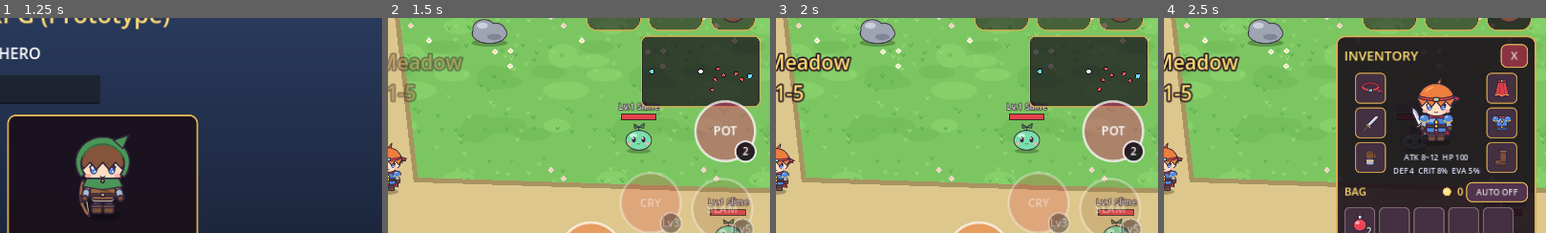
Above: before the commit, frames 1-4 (left to right).
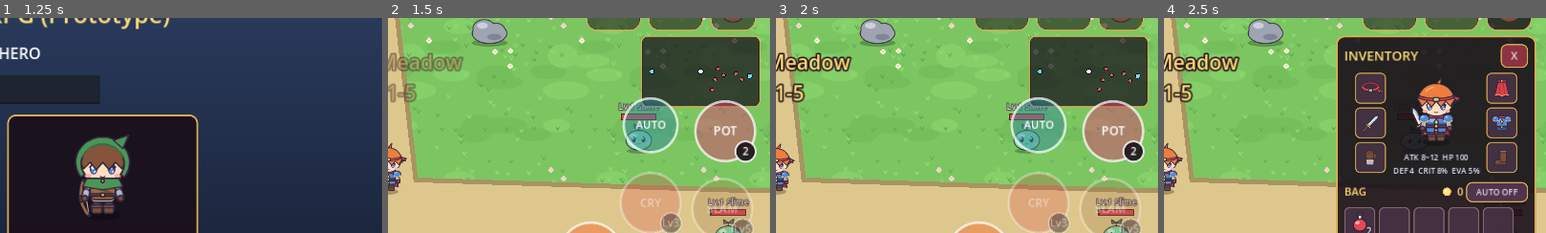
Above: after the commit, the same moments.

Repository: lepri17/fantasy-mmorpg
Game: Godot game, scene res://scenes/ui/character_select.tscn
Two runs of this game, one before a commit and one after it. Both use one fixed random seed, a clock stepped at 60 frames per second and the inputs below. Sound files missing from this copy of the repository are replaced by a short silence.
Inputs (mouse positions are % of the whole screen's width and height, from its top left):
- Up to frame 1 (1.25 s): click "NEW HERO" at 0.5 s
- Up to frame 2 (1.5 s): click "CHOOSE" at 1.25 s
- Up to frame 3 (2 s): no input
- Up to frame 4 (2.5 s): click (95, 8) at 2 s
The pictures show only the part of the screen within x 50-100%, y 10-60%; the shares and areas given below are measured in that part.

Frame 1 is identical in both runs. In frame 2, 3.0% of the frame differs, in the area x 61-77%, y 36-64%; in frame 3, 3.0%; in frame 4, nothing differs.

Commit message:
Stage 8B: auto hunt and walking to a quest's target
- U5: an AUTO button (and H) makes the hero hunt around where it stands:
  it walks to the nearest monster (around trees, along the map's
  navigation), uses the skills that fit (buffs when they are off, area
  skills when close, the rest in their range), attacks, and picks up loot
  close by. Moving by hand takes over for a moment; AUTO again stops it.
  It ends on death and when the map changes. Nothing to hunt in town.
- U6: tapping a quest in the list at the top right walks the hero to its
  target: the townsperson to talk to or to hand it in to, or the monsters
  to hunt (then auto hunt starts). It goes through portals to other maps
  (map_guide.gd finds the way from data/maps.json). Moving by hand ends it.
- Every map now has a navigation mesh (town too), so the walk goes round
  trees and houses.
- Tests: the map guide, auto hunt defeating a slime, a walk from the
  meadow through the portal to Mira in town (307 checks).

Co-Authored-By: Claude Opus 5.5 <noreply@anthropic.com>
Claude-Session: https://claude.ai/code/session_017mrmjVddk55zTg5TUzkK7p

Diff:
--- a/client/data/maps.json
+++ b/client/data/maps.json
@@ -221,6 +221,10 @@
       "name": "Green Meadow",
       "levels": "Lv 1-5",
       "scene": "res://scenes/maps/field.tscn",
+      "monsters": [
+        "green_slime",
+        "blue_slime"
+      ],
       "size": [
         2560,
         1536
--- a/client/project.godot
+++ b/client/project.godot
@@ -75,6 +75,11 @@
 "events": [Object(InputEventKey,"resource_local_to_scene":false,"resource_name":"","device":-1,"window_id":0,"alt_pressed":false,"shift_pressed":false,"ctrl_pressed":false,"meta_pressed":false,"pressed":false,"keycode":0,"physical_keycode":71,"key_label":0,"unicode":103,"echo":false,"script":null)
 ]
 }
+auto_hunt={
+"deadzone": 0.2,
+"events": [Object(InputEventKey,"resource_local_to_scene":false,"resource_name":"","device":-1,"window_id":0,"alt_pressed":false,"shift_pressed":false,"ctrl_pressed":false,"meta_pressed":false,"pressed":false,"keycode":0,"physical_keycode":72,"key_label":0,"unicode":104,"echo":false,"script":null)
+]
+}
 skill_5={
 "deadzone": 0.2,
 "events": [Object(InputEventKey,"resource_local_to_scene":false,"resource_name":"","device":-1,"window_id":0,"alt_pressed":false,"shift_pressed":false,"ctrl_pressed":false,"meta_pressed":false,"pressed":false,"keycode":0,"physical_keycode":86,"key_label":0,"unicode":118,"echo":false,"script":null)
--- a/client/scenes/ui/touch_controls.tscn
+++ b/client/scenes/ui/touch_controls.tscn
@@ -140,6 +140,36 @@
 horizontal_alignment = 1
 vertical_alignment = 1
 
+[node name="AutoButton" type="Control" parent="."]
+layout_mode = 3
+anchors_preset = 3
+anchor_left = 1.0
+anchor_top = 1.0
+anchor_right = 1.0
+anchor_bottom = 1.0
+offset_left = -245.0
+offset_top = -515.0
+offset_right = -155.0
+offset_bottom = -425.0
+grow_horizontal = 0
+grow_vertical = 0
+mouse_filter = 2
+script = ExtResource("2_button")
+action = "auto_hunt"
+color = Color(0.2, 0.55, 0.6, 1)
+
+[node name="Label" type="Label" parent="AutoButton"]
+layout_mode = 1
+anchors_preset = 15
+anchor_right = 1.0
+anchor_bottom = 1.0
+grow_horizontal = 2
+grow_vertical = 2
+theme_override_font_sizes/font_size = 18
+text = "AUTO"
+horizontal_alignment = 1
+vertical_alignment = 1
+
 [node name="Skill4Button" type="Control" parent="."]
 layout_mode = 3
 anchors_preset = 3
--- a/client/scripts/maps/game_map.gd
+++ b/client/scripts/maps/game_map.gd
@@ -37,8 +37,7 @@
 		_add_edges()
 	for thing in data.get("objects", []):
 		_add_object(thing)
-	if not is_safe():
-		call_deferred("_bake_navigation")
+	call_deferred("_bake_navigation")
 	if data.has("dungeon"):
 		var run: Node = DungeonRun.new()
 		run.name = "DungeonRun"
--- /dev/null
+++ b/client/scripts/maps/map_guide.gd
@@ -0,0 +1,73 @@
+extends RefCounted
+## What is where, from data/maps.json: the maps a monster or a townsperson is
+## in, and the next map on the way to another one (through the portals). Used
+## to walk the hero to a quest's target (auto_pilot.gd).
+
+const GameData := preload("res://scripts/data/game_data.gd")
+
+
+static func maps() -> Dictionary:
+	return GameData.table("maps")["maps"]
+
+
+## Monster ids that live in a map (its "monsters" list and its monster objects).
+static func monsters_in(map_id: String) -> Array:
+	var data: Dictionary = maps().get(map_id, {})
+	var result: Array = data.get("monsters", []).duplicate()
+	for entry in data.get("objects", []):
+		if entry.get("type") == "monster" and not result.has(entry["id"]):
+			result.append(entry["id"])
+	return result
+
+
+## Where to hunt a monster: here if it lives here, else the first map with it.
+## "any" is any monster: here if this map has monsters.
+static func map_with_monster(monster_id: String, here: String) -> String:
+	var mine: Array = monsters_in(here)
+	if (monster_id == "any" and not mine.is_empty()) or mine.has(monster_id):
+		return here
+	for map_id in maps():
+		var theirs: Array = monsters_in(map_id)
+		if (monster_id == "any" and not theirs.is_empty()) or theirs.has(monster_id):
+			return map_id
+	return ""
+
+
+static func map_with_npc(npc_id: String) -> String:
+	for map_id in maps():
+		for entry in maps()[map_id].get("objects", []):
+			if entry.get("type") == "npc" and entry.get("id") == npc_id:
+				return map_id
+	return ""
+
+
+## A monster that drops the item and lives in some map, or "".
+static func monster_dropping(item_id: String) -> String:
+	var monsters: Dictionary = GameData.table("monsters")
+	for monster_id in monsters:
+		for drop in monsters[monster_id].get("drops", []):
+			if drop.get("item") == item_id and map_with_monster(monster_id, "") != "":
+				return monster_id
+	return ""
+
+
+## The next map on the way from one map to another, or "" if there is no way.
+static func next_map(from: String, to: String) -> String:
+	if from == to:
+		return to
+	var came_from := {from: ""}
+	var queue: Array = [from]
+	while not queue.is_empty():
+		var current: String = queue.pop_front()
+		for entry in maps().get(current, {}).get("objects", []):
+			var neighbor: String = entry.get("to", "")
+			if entry.get("type") != "portal" or came_from.has(neighbor):
+				continue
+			came_from[neighbor] = current
+			if neighbor == to:
+				var step: String = to
+				while came_from[step] != from:
+					step = came_from[step]
+				return step
+			queue.append(neighbor)
+	return ""
--- /dev/null
+++ b/client/scripts/player/auto_pilot.gd
@@ -0,0 +1,265 @@
+extends RefCounted
+## Auto hunt (U5) and walking to a quest's target (U6). When the player is not
+## moving the hero, the hero (player.gd) asks steer() which way to go each
+## physics step; auto hunt also attacks and uses the skills that fit.
+## Moving by hand always wins; it also ends a walk.
+
+const QuestLog := preload("res://scripts/player/quest_log.gd")
+const MapGuide := preload("res://scripts/maps/map_guide.gd")
+## How far from where AUTO was turned on the hero goes hunting.
+const HUNT_RADIUS := 650.0
+## Loot this close is picked up when there is nothing left to fight.
+const LOOT_RADIUS := 260.0
+## Close enough to a townsperson, or to the monsters a walk is for.
+const ARRIVE := 80.0
+const NEAR_MONSTERS := 260.0
+const REPATH_SECONDS := 0.5
+## Not getting closer for this long: give up on that target for a while.
+const STUCK_SECONDS := 1.5
+const SKIP_SECONDS := 6.0
+
+## The hero (player.gd).
+var hero: Node2D = null
+var hunting: bool = false
+## The walk under way: {"map", "npc" or "monster", "hunt"}; empty when not walking.
+var walk_goal: Dictionary = {}
+
+var _home: Vector2 = Vector2.ZERO
+var _path := PackedVector2Array()
+var _path_goal: Vector2 = Vector2.INF
+var _path_age: float = 0.0
+var _last_position: Vector2 = Vector2.ZERO
+var _last_direction: Vector2 = Vector2.ZERO
+var _stuck: float = 0.0
+var _target: Node2D = null
+## Enemy -> seconds to leave it alone (it could not be reached).
+var _skipped: Dictionary = {}
+
+
+func active() -> bool:
+	return hunting or not walk_goal.is_empty()
+
+
+## Hunts around where the hero stands. False on a map without monsters.
+func start_hunt() -> bool:
+	var map_data: Dictionary = MapGuide.maps().get(hero.stats.map_id, {})
+	if map_data.get("safe", false) or MapGuide.monsters_in(hero.stats.map_id).is_empty():
+		return false
+	hunting = true
+	walk_goal = {}
+	_home = hero.global_position
+	_path = PackedVector2Array()
+	return true
+
+
+func stop() -> void:
+	hunting = false
+	walk_goal = {}
+	_path = PackedVector2Array()
+	_target = null
+
+
+## Leaving a map ends auto hunt (a walk goes on in the next map).
+func on_map_changed() -> void:
+	hunting = false
+	_path = PackedVector2Array()
+	_target = null
+	_skipped.clear()
+
+
+## U6: walks to where a quest wants the hero: its giver when it can be handed
+## in (or taken), the townsperson to talk to, or the monsters to hunt (then
+## hunts them). False when there is no way to get there.
+func walk_to_quest(quest_id: String) -> bool:
+	var quest: Dictionary = QuestLog.list.get(quest_id, {})
+	if quest.is_empty():
+		return false
+	var stats = hero.stats
+	var state: String = stats.quests.state(quest_id, stats, QuestLog.today())
+	var goal: Dictionary = {}
+	var kind: String = quest["goal"]["type"]
+	if state != "active":
+		goal["npc"] = quest["giver"]
+	elif kind == "talk":
+		goal["npc"] = quest["goal"]["npc"]
+	elif kind == "kill":
+		goal["monster"] = quest["goal"]["monster"]
+	else:
+		goal["monster"] = MapGuide.monster_dropping(quest["goal"]["item"])
+	if goal.has("npc"):
+		goal["map"] = MapGuide.map_with_npc(goal["npc"])
+	else:
+		goal["map"] = MapGuide.map_with_monster(goal["monster"], stats.map_id)
+		goal["hunt"] = true
+	if goal["map"] == "" or MapGuide.next_map(stats.map_id, goal["map"]) == "":
+		return false
+	walk_goal = goal
+	hunting = false
+	_path = PackedVector2Array()
+	return true
+
+
+## The direction to walk this step (zero: stand). May attack or cast.
+func steer(delta: float) -> Vector2:
+	_tick(delta)
+	var direction := Vector2.ZERO
+	if not walk_goal.is_empty():
+		direction = _walk()
+	elif hunting:
+		direction = _hunt()
+	_last_direction = direction
+	return direction
+
+
+func _tick(delta: float) -> void:
+	_path_age += delta
+	for enemy in _skipped.keys():
+		_skipped[enemy] = float(_skipped[enemy]) - delta
+		if _skipped[enemy] <= 0.0 or not is_instance_valid(enemy):
+			_skipped.erase(enemy)
+	var moved: float = hero.global_position.distance_to(_last_position)
+	_last_position = hero.global_position
+	if _last_direction != Vector2.ZERO and moved < 0.5:
+		_stuck += delta
+	else:
+		_stuck = 0.0
+	if _stuck >= STUCK_SECONDS:
+		_stuck = 0.0
+		_path = PackedVector2Array()
+		if is_instance_valid(_target):
+			_skipped[_target] = SKIP_SECONDS
+		_target = null
+
+
+func _hunt() -> Vector2:
+	_target = _pick_target()
+	if _target == null:
+		var loot: Node2D = _nearest_loot()
+		if loot != null:
+			return _go(loot.global_position)
+		if hero.global_position.distance_to(_home) > ARRIVE:
+			return _go(_home)
+		return Vector2.ZERO
+	var distance: float = hero.global_position.distance_to(_target.global_position)
+	if _fight(distance):
+		return Vector2.ZERO
+	return _go(_target.global_position)
+
+
+## Uses the first skill that fits, else attacks when in reach. False when the
+## target is too far for anything: then the hero walks closer.
+func _fight(distance: float) -> bool:
+	for skill_id in hero.class_skills():
+		if hero.can_use(skill_id) and _fits(hero.skills_data()[skill_id], distance):
+			hero.use_skill(skill_id)
+			return true
+	if distance > hero.attack_range * 0.9:
+		return false
+	if float(hero.get("_attack_ready_in")) == 0.0:
+		hero.call("_attack")
+	return true
+
+
+func _fits(skill: Dictionary, distance: float) -> bool:
+	match skill["type"]:
+		"buff":
+			if skill.has("damage_bonus"):
+				return distance < 220.0 and not hero.has_damage_bonus()
+			return distance < 320.0 and float(hero.get("_crit_bonus")) == 0.0
+		"shield":
+			return distance < 250.0 and float(hero.get("_guard")) == 0.0
+		"spin", "nova", "slam":
+			return distance <= float(skill["radius"]) * 0.85
+		"cleave":
+			return distance <= float(skill["radius"]) * 0.8
+	return distance <= float(skill.get("range", hero.attack_range))
+
+
+func _pick_target() -> Node2D:
+	var best: Node2D = null
+	var best_distance: float = INF
+	for enemy in hero.enemies_near(_home, HUNT_RADIUS):
+		if _skipped.has(enemy):
+			continue
+		var distance: float = enemy.global_position.distance_to(hero.global_position)
+		if distance < best_distance:
+			best = enemy
+			best_distance = distance
+	return best
+
+
+func _nearest_loot() -> Node2D:
+	var best: Node2D = null
+	var best_distance: float = LOOT_RADIUS
+	for pickup in hero.get_tree().get_nodes_in_group("pickups"):
+		var distance: float = pickup.global_position.distance_to(hero.global_position)
+		if distance < best_distance and not pickup.is_queued_for_deletion():
+			best = pickup
+			best_distance = distance
+	return best
+
+
+func _walk() -> Vector2:
+	var here: String = hero.stats.map_id
+	if here != walk_goal["map"]:
+		var next: String = MapGuide.next_map(here, walk_goal["map"])
+		for portal in hero.get_tree().get_nodes_in_group("portals"):
+			if portal.get("to_map") == next:
+				return _go(portal.global_position)
+		stop()
+		return Vector2.ZERO
+	if walk_goal.has("npc"):
+		return _walk_to_npc(walk_goal["npc"])
+	var monster: Node2D = _nearest_monster(walk_goal["monster"])
+	if monster == null or hero.global_position.distance_to(monster.global_position) < NEAR_MONSTERS:
+		start_hunt()
+		return Vector2.ZERO
+	return _go(monster.global_position)
+
+
+## Stands in front of the townsperson, then the walk is over.
+func _walk_to_npc(npc_id: String) -> Vector2:
+	for npc in hero.get_tree().get_nodes_in_group("npcs"):
+		if npc.get("npc_id") == npc_id:
+			var spot: Vector2 = npc.global_position + Vector2(0, 70)
+			if hero.global_position.distance_to(spot) > ARRIVE:
+				return _go(spot)
+	walk_goal = {}
+	return Vector2.ZERO
+
+
+func _nearest_monster(monster_id: String) -> Node2D:
+	var best: Node2D = null
+	var best_distance: float = INF
+	for enemy in hero.enemies_near(hero.global_position, 100000.0):
+		if monster_id != "any" and enemy.get("monster_id") != monster_id:
+			continue
+		var distance: float = enemy.global_position.distance_to(hero.global_position)
+		if distance < best_distance:
+			best = enemy
+			best_distance = distance
+	return best
+
+
+## The way to a point: along the map's navigation (around trees and rocks),
+## or straight when the map has none yet.
+func _go(point: Vector2) -> Vector2:
+	if _path.is_empty() or _path_goal.distance_to(point) > 32.0 or _path_age > REPATH_SECONDS:
+		_path = _find_path(point)
+		_path_goal = point
+		_path_age = 0.0
+	while _path.size() > 1 and hero.global_position.distance_to(_path[0]) < 14.0:
+		_path.remove_at(0)
+	var next: Vector2 = _path[0] if not _path.is_empty() else point
+	var offset: Vector2 = next - hero.global_position
+	return Vector2.ZERO if offset.length() < 6.0 else offset.normalized()
+
+
+func _find_path(point: Vector2) -> PackedVector2Array:
+	var nav_map: RID = hero.get_world_2d().navigation_map
+	if NavigationServer2D.map_get_iteration_id(nav_map) == 0:
+		return PackedVector2Array([point])
+	var path: PackedVector2Array = NavigationServer2D.map_get_path(
+		nav_map, hero.global_position, point, true
+	)
+	return path if not path.is_empty() else PackedVector2Array([point])
--- a/client/scripts/player/player.gd
+++ b/client/scripts/player/player.gd
@@ -1,15 +1,18 @@
 extends "res://scripts/player/player_base.gd"
-## The warrior: movement, sword attack with auto-aim, skills, dash, statuses,
-## health / stamina, death and respawn, and arriving on maps. His state and
-## what he does with items and in town are in player_base.gd, which this
-## extends. Progress (level, XP, gold, bag, gear) lives in PlayerStats.
+## The hero, of any class: movement, attack with auto-aim (a swing, or a shot
+## for the mage and the archer), skills, dash, statuses, health / stamina,
+## death and respawn, arriving on maps, auto hunt. Its state and what it does
+## with items and in town are in player_base.gd, which this extends. Progress
+## (class, level, XP, gold, bag, gear) lives in PlayerStats.
 ##
-## Input goes through actions only (move_*, attack, skill, skill_2..4, dash,
-## use_potion), so the touch controls drive the same code as the keyboard.
-## Skills come from res://data/skills.json; each names the action that uses it.
+## Input goes through actions only (move_*, attack, skill, skill_2..5, dash,
+## use_potion, auto_hunt), so the touch controls drive the same code as the
+## keyboard. Skills come from res://data/skills.json; each names its action.
 
 const SkyClock = preload("res://scripts/world/sky.gd")
 const Spells = preload("res://scripts/player/spells.gd")
+const AutoPilot = preload("res://scripts/player/auto_pilot.gd")
+const ACTION_AUTO := "auto_hunt"
 ## A tree hides the warrior when its trunk is this close below him (Q12).
 const TREE_COVER := Vector2(70, 150)
 const SILHOUETTE_SHADER := """shader_type canvas_item;
@@ -19,6 +22,8 @@
 }
 """
 
+## Auto hunt and walking to a quest's target (auto_pilot.gd).
+var auto = AutoPilot.new()
 var _light: PointLight2D
 var _silhouette: AnimatedSprite2D
 var _silhouette_check: float = 0.0
@@ -28,6 +33,7 @@
 
 func _ready() -> void:
 	add_to_group("player")
+	auto.hero = self
 	stats.from_dict(SaveFile.load_data())
 	_load_tuning()
 	stats.record.check(stats.level)
@@ -74,8 +80,12 @@
 	_auto_drink(delta)
 	var stunned: bool = statuses.is_active("stun")
 	var direction: Vector2 = Input.get_vector(ACTION_LEFT, ACTION_RIGHT, ACTION_UP, ACTION_DOWN)
+	if direction != Vector2.ZERO and not auto.walk_goal.is_empty():
+		auto.walk_goal = {}  # moving by hand ends a walk
 	if stunned:
 		direction = Vector2.ZERO
+	elif direction == Vector2.ZERO and auto.active():
+		direction = auto.steer(delta)
 	var is_moving: bool = direction != Vector2.ZERO
 	if is_moving:
 		direction = direction.normalized()
@@ -125,6 +135,8 @@
 		dash(direction)
 	if Input.is_action_just_pressed(ACTION_POTION):
 		use_potion()
+	if Input.is_action_just_pressed(ACTION_AUTO):
+		toggle_auto_hunt()
 
 
 ## Called by enemies.
@@ -154,6 +166,7 @@
 ## up after falling, and how far the camera may go.
 func enter_map(map_id: String, point: Vector2, respawn_point: Vector2, limits: Rect2) -> void:
 	global_position = point
+	auto.on_map_changed()
 	velocity = Vector2.ZERO
 	_spawn_position = respawn_point
 	camera_limits = limits
@@ -448,6 +461,25 @@
 	return float(_skill_cooldowns.get(skill_id, 0.0)) / cooldown
 
 
+## U5: AUTO starts (or stops) hunting around where the hero stands.
+func toggle_auto_hunt() -> void:
+	if auto.hunting or not auto.walk_goal.is_empty():
+		auto.stop()
+		_say("Auto hunt off.")
+	elif auto.start_hunt():
+		_say("Auto hunt on. Move to take over, or tap AUTO to stop.", QUEST_COLOR)
+	else:
+		_say("Nothing to hunt here.", WARNING_COLOR)
+
+
+## U6: walks to where the quest wants the hero (tap it in the quest list).
+func walk_to_quest(quest_id: String) -> void:
+	if auto.walk_to_quest(quest_id):
+		_say("On the way: %s." % QuestLog.list[quest_id]["name"], QUEST_COLOR)
+	else:
+		_say("No way to walk there from here.", WARNING_COLOR)
+
+
 ## True while War Cry (or another damage boost) is on.
 func has_damage_bonus() -> bool:
 	return _damage_bonus > 0.0
@@ -587,6 +619,7 @@
 
 
 func _die() -> void:
+	auto.stop()
 	is_dead = true
 	velocity = Vector2.ZERO
 	died.emit()
--- a/client/scripts/ui/hud.gd
+++ b/client/scripts/ui/hud.gd
@@ -56,6 +56,8 @@
 var _banner: Label
 var _menu: PanelContainer
 var _menu_button: Button
+## The quests in the tracker, top to bottom (for tapping one).
+var _tracker_quests: Array = []
 var _dialog
 var _shop
 var _storage
@@ -349,6 +351,11 @@
 			button.set("badge", str(stats.potions))
 			button.set("dimmed", stats.potions == 0)
 			continue
+		if action == "auto_hunt":
+			var auto = _player.get("auto")
+			var walking: bool = not auto.walk_goal.is_empty()
+			button.set("badge", "GO" if walking else ("ON" if auto.hunting else ""))
+			continue
 		button.set("cooldown", _player.call("cooldown_left", action))
 		var skill_id: String = _player.call("skill_for_action", action)
 		if skill_id == "":
@@ -382,6 +389,16 @@
 			line += "  (done)"
 		lines.append(line)
 	_tracker.text = "\n".join(lines)
+	_tracker_quests = stats.quests.active.keys()
+
+
+## U6: tapping a quest in the list walks the hero to its target.
+func _on_tracker_input(event: InputEvent) -> void:
+	if not (event is InputEventMouseButton and event.pressed):
+		return
+	var line: int = int(event.position.y / maxf(_tracker.get_line_height(), 1.0))
+	if line >= 0 and line < _tracker_quests.size():
+		_player.call("walk_to_quest", _tracker_quests[line])
 
 
 func _style_round_button(button: Button) -> void:
@@ -462,7 +479,8 @@
 	_tracker.horizontal_alignment = HORIZONTAL_ALIGNMENT_RIGHT
 	_tracker.add_theme_color_override("font_outline_color", Color(0.1, 0.05, 0.12))
 	_tracker.add_theme_constant_override("outline_size", 5)
-	_tracker.mouse_filter = Control.MOUSE_FILTER_IGNORE
+	_tracker.mouse_filter = Control.MOUSE_FILTER_STOP
+	_tracker.gui_input.connect(_on_tracker_input)
 	_place(_tracker, Control.PRESET_TOP_RIGHT, Rect2(-460, 228, 444, 120))
 	add_child(_tracker)
 	_minimap = Minimap.new()
--- a/client/tests/smoke_ui.gd
+++ b/client/tests/smoke_ui.gd
@@ -6,6 +6,9 @@
 
 const Settings = preload("res://scripts/settings.gd")
 const SaveFile = preload("res://scripts/player/save_file.gd")
+const MapGuide = preload("res://scripts/maps/map_guide.gd")
+## Where the monsters not in a test wait, frozen.
+const PARK := Vector2(2300, 1350)
 
 var t = null
 
@@ -110,3 +113,81 @@
 		"CHANGE HERO saves the hero before leaving"
 	)
 	await t._frames(2)
+	await _check_auto(main, player, hud)
+
+
+## U5 auto hunt and U6 walking to a quest's target.
+func _check_auto(main, player, hud) -> void:
+	t._check(
+		MapGuide.next_map("town", "forest") == "field" and MapGuide.next_map("forest", "town") == "field",
+		"the map guide knows the way between maps"
+	)
+	t._check(
+		MapGuide.map_with_monster("spore_shroom", "town") == "forest"
+		and MapGuide.map_with_npc("merchant") == "town"
+		and MapGuide.monster_dropping("slime_jelly") != "",
+		"and where monsters, townspeople and loot are"
+	)
+	main.change_map("field", "default")
+	await t._frames(20)
+	var enemies: Array = t.get_nodes_in_group("enemies").filter(func(enemy): return not enemy.is_dead)
+	t._freeze(enemies, true)
+	for enemy in enemies:
+		enemy.global_position = PARK
+	var prey: Node2D = enemies[0]
+	prey.global_position = player.global_position + Vector2(260, 0)
+	prey.evasion = 0.0
+	prey.hp = 1
+	player.toggle_auto_hunt()
+	t._check(player.auto.hunting, "AUTO starts hunting")
+	var waited: int = 0
+	while not prey.is_dead and waited < 400:
+		await t._frames(5)
+		waited += 5
+	t._check(prey.is_dead, "auto hunt walks to a slime and defeats it (%d frames)" % waited)
+	hud.call("_update_action_buttons")
+	t._check(_button(hud, "auto_hunt").get("badge") == "ON", "the AUTO button shows ON")
+	player.toggle_auto_hunt()
+	t._check(not player.auto.active(), "tapping AUTO again stops it")
+	t._freeze(t.get_nodes_in_group("enemies"), false)
+
+	player.auto.walk_goal = {"map": "town", "npc": "merchant"}
+	waited = 0
+	while not player.auto.walk_goal.is_empty() and waited < 1800:
+		await t._frames(10)
+		waited += 10
+	var mira: Node2D = null
+	for npc in t.get_nodes_in_group("npcs"):
+		if npc.get("npc_id") == "merchant":
+			mira = npc
+	t._check(
+		(
+			main.map.map_id == "town"
+			and mira != null
+			and player.global_position.distance_to(mira.global_position) < 160.0
+		),
+		"a quest walk goes through the portal to town and stops at Mira (%d frames)" % waited
+	)
+	player.toggle_auto_hunt()
+	t._check(not player.auto.hunting, "there is nothing to hunt in town")
+	player.auto.walk_goal = {"map": "field", "monster": "green_slime", "hunt": true}
+	Input.action_press("move_down")
+	await t._frames(3)
+	Input.action_release("move_down")
+	await t._frames(1)
+	t._check(player.auto.walk_goal.is_empty(), "moving by hand ends a walk")
+	var quest_id: String = "slime_cleanup"
+	if not player.stats.quests.active.is_empty():
+		quest_id = player.stats.quests.active.keys()[0]
+	t._check(
+		player.auto.walk_to_quest(quest_id) and MapGuide.maps().has(player.auto.walk_goal["map"]),
+		"tapping a quest sets out for its target (%s)" % quest_id
+	)
+	player.auto.stop()
+
+
+func _button(hud, action: String) -> Control:
+	for button in hud.get_tree().get_nodes_in_group("action_buttons"):
+		if button.get("action") == action:
+			return button
+	return null
